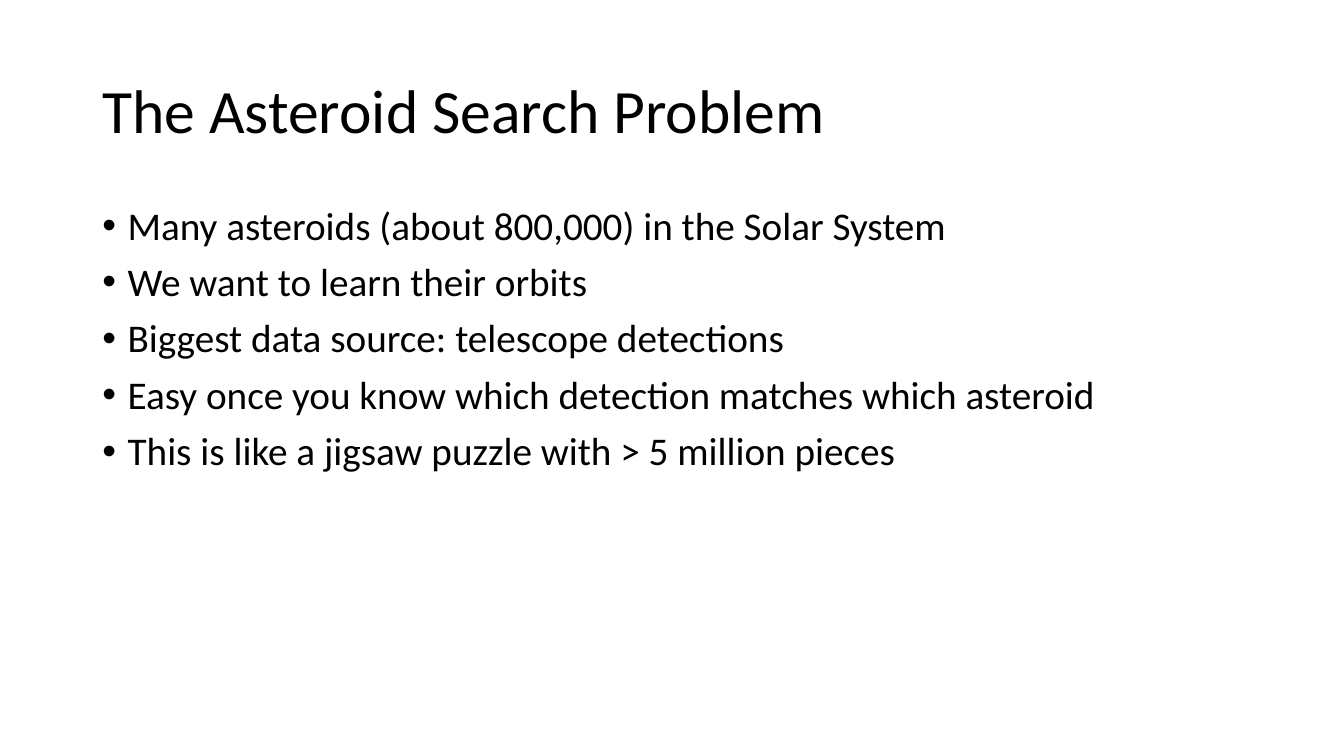
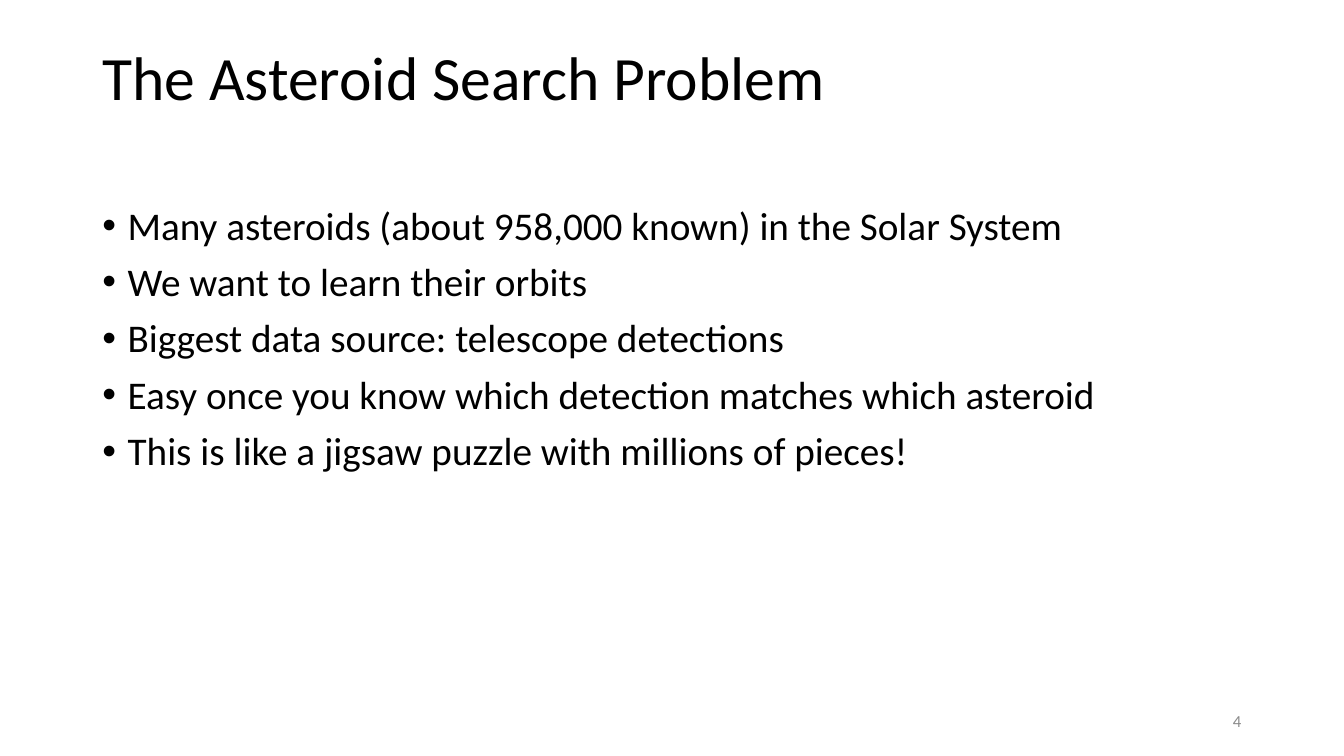
Before and after one commit to memanuel/kepler-sieve, a slide deck: slide 4 of thesis/kepler-sieve-slides.pptx. Drawn at 1344x756 pixels with LibreOffice and Linux fonts; fonts in the diff are those of the drawing. Boxes give left, top, right and bottom in pixels: in the first picture for what was removed or moved away, otherwise in the second. Text is boxed around its words. In the diff, an @@ line names an element or a change of style, - is before the commit and + after.

```diff
--- a/thesis/kepler-sieve-slides.pptx
+++ b/thesis/kepler-sieve-slides.pptx
@@ title "The Asteroid Search Problem": place and size @@
-title "The Asteroid Search Problem" at [102, 90, 824, 134]
+title "The Asteroid Search Problem" at [102, 57, 824, 101]
@@ text at [128, 211, 1062, 247]: text changed @@
-• Many asteroids (about 800,000) in the Solar System
+• Many asteroids (about 958,000 known) in the Solar System
@@ text at [128, 437, 907, 472]: text changed @@
-• This is like a jigsaw puzzle with > 5 million pieces
+• This is like a jigsaw puzzle with millions of pieces!
@@ page number added at [1233, 716, 1241, 727], 12 pt, text #8C8C8C @@
+4
```
Also in this commit, not shown: 51 other slides changed, 3 other files.
